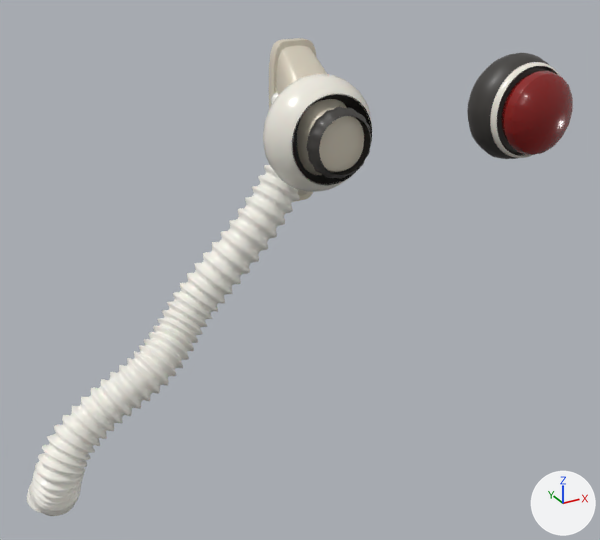
The Blender file tools/blender/assets/voice-vac-machine.blend as it was, and as the next commit left it.
The view is the same before and after, from a 50 mm camera at (-0.549, -0.715, 0.215) aimed at (-0.164, -0.015, -0.135). Lighting does not change. The marker at lower right points along +X, +Y and +Z. The older version comes first.

The first picture shows 'VAC_BUTTON_BASE', 'VAC_BUTTON_CAP', 'VAC_BUTTON_READY_LIGHT', 'VAC_HOSE_SKIN', 'VAC_NOZZLE_COLLAR', 'VAC_NOZZLE_EYE_L', 'VAC_NOZZLE_SHELL', 'VAC_NOZZLE_TIP', 'VAC_PORT', 'VAC_PORT_SOCKET'.
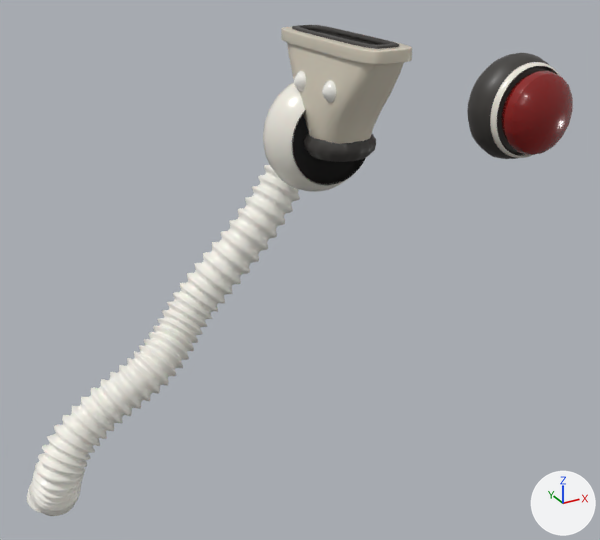
ob_vac_nozzle is not drawn itself; it is the parent of ob_vac_nozzle_shell, ob_vac_nozzle_collar, ob_vac_nozzle_tip, ob_vac_nozzle_gasket, ob_vac_nozzle_mouth, ob_vac_nozzle_eye_l, ob_vac_nozzle_pupil_l, ob_vac_nozzle_eye_r.

Patch to the scene script:
```diff
--- a/tools/blender/assets/voice-vac-machine.blend.py
+++ b/tools/blender/assets/voice-vac-machine.blend.py
@@ ob_vac_nozzle @@
 ob_vac_nozzle.location = (-0.132, -0.037, 0.002)
-ob_vac_nozzle.rotation_euler = (0.0, 1.571, 3.142)  # degrees (0, 90, 180)
+ob_vac_nozzle.rotation_euler = (-1.571, 0.0, 1.571)  # degrees (-90, 0, 90)
@@ ob_vac_nozzle_eye_l @@
 ob_vac_nozzle_eye_l.parent = ob_vac_nozzle
-ob_vac_nozzle_eye_l.location = (-0.027, -0.089, 0.019)
+ob_vac_nozzle_eye_l.location = (-0.027, -0.058, 0.025)
```

Changed parts and their boxes [x1, y1, x2, y2] in the pictures (600 x 540 px):
'VAC_NOZZLE_SHELL', turned: before [276, 46, 364, 196]; after [287, 42, 404, 144]
'VAC_NOZZLE_TIP', turned: before [269, 38, 316, 202]; after [281, 27, 412, 65]
'VAC_NOZZLE_COLLAR', turned: before [306, 106, 372, 179]; after [303, 133, 376, 162]
'VAC_NOZZLE_GASKET', turned (not visible before): after [292, 25, 399, 49]
'VAC_NOZZLE_EYE_L', turned, moved: before [271, 92, 278, 105]; after [322, 80, 336, 103]
'VAC_NOZZLE_EYE_R', turned (not visible before): after [294, 71, 306, 92]
'VAC_NOZZLE_MOUTH', turned (not visible before): after [312, 30, 378, 45]
